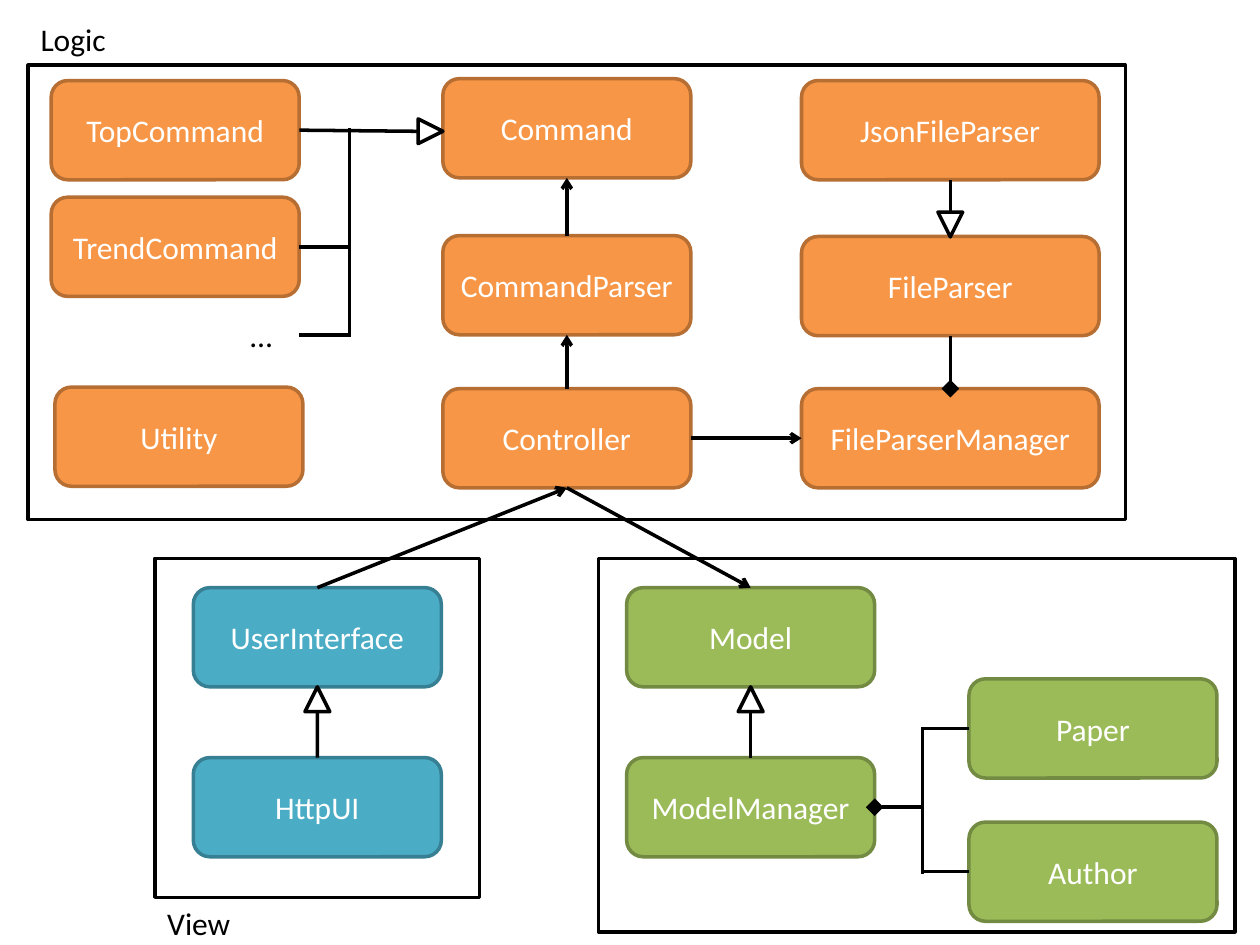
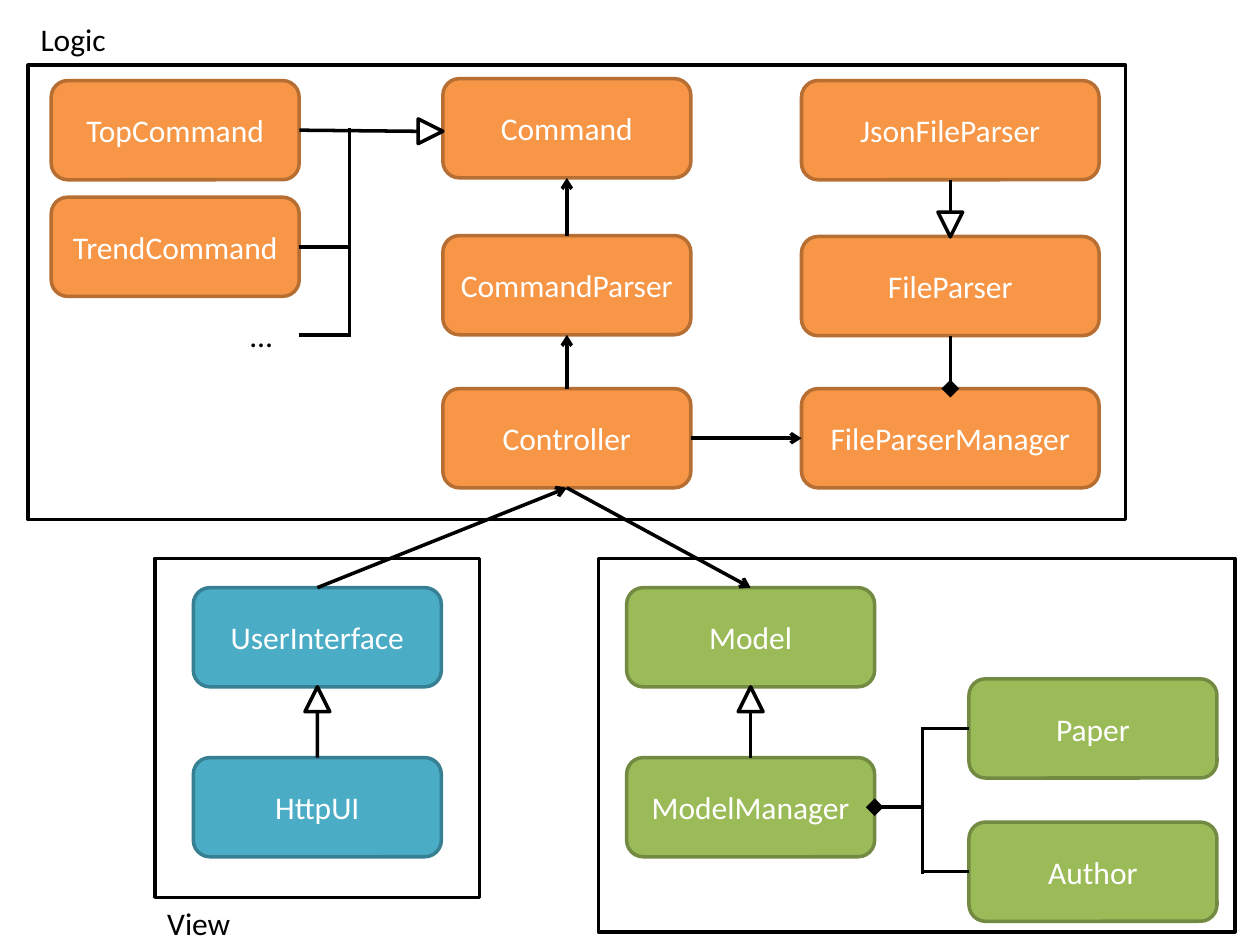
Before and after one commit to IanTeo/cs3219-Project, a slide deck: slide 3 of docs/Diagrams.pptx. Drawn at 1260x945 pixels with LibreOffice and Linux fonts; fonts in the diff are those of the drawing. Boxes give left, top, right and bottom in pixels: in the first picture for what was removed or moved away, otherwise in the second. Text is boxed around its words. In the diff, an @@ line names an element or a change of style, - is before the commit and + after.

```diff
--- a/docs/Diagrams.pptx
+++ b/docs/Diagrams.pptx
@@ rounded rectangle removed at [55, 387, 304, 486] @@
-Utility
```
Also in this commit, not shown: 3 other slides changed, 2 other files.
